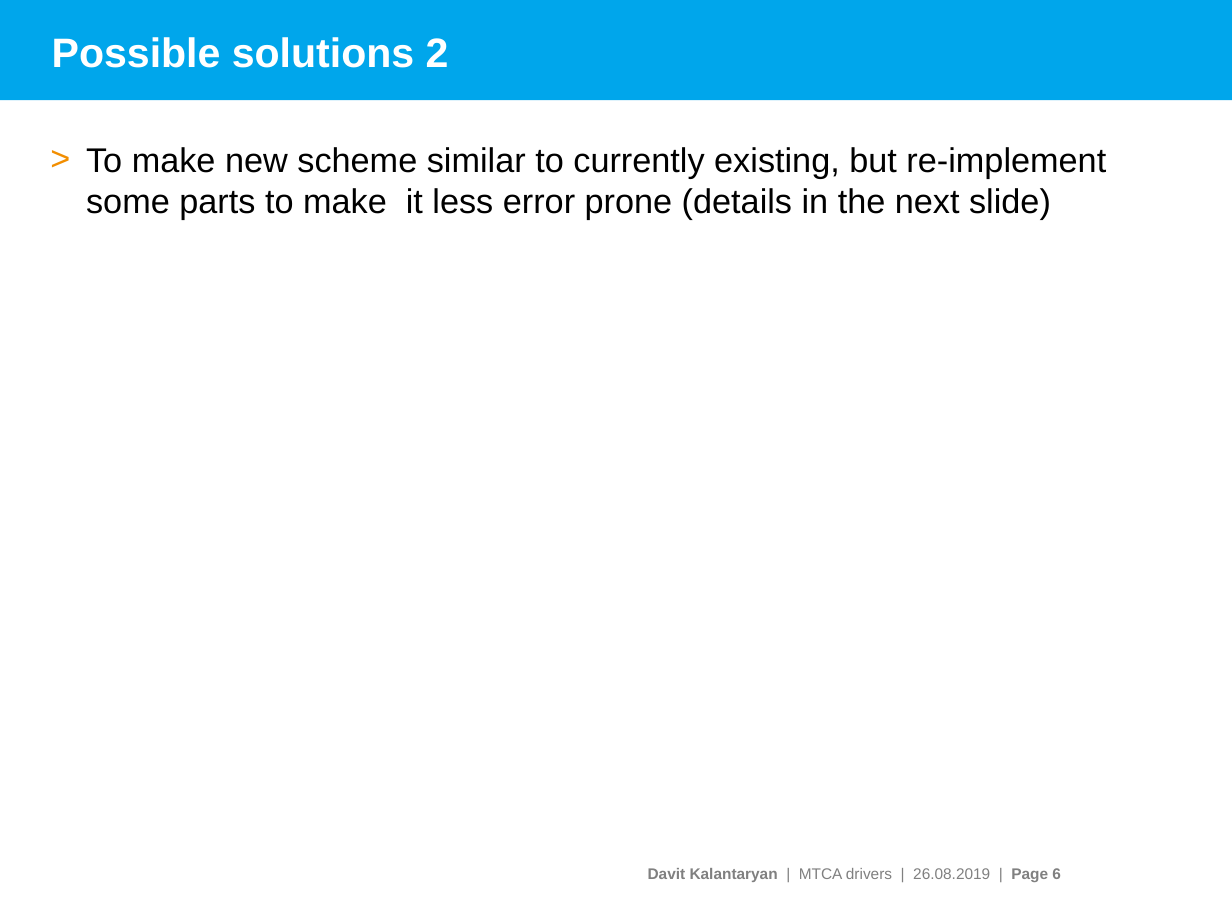
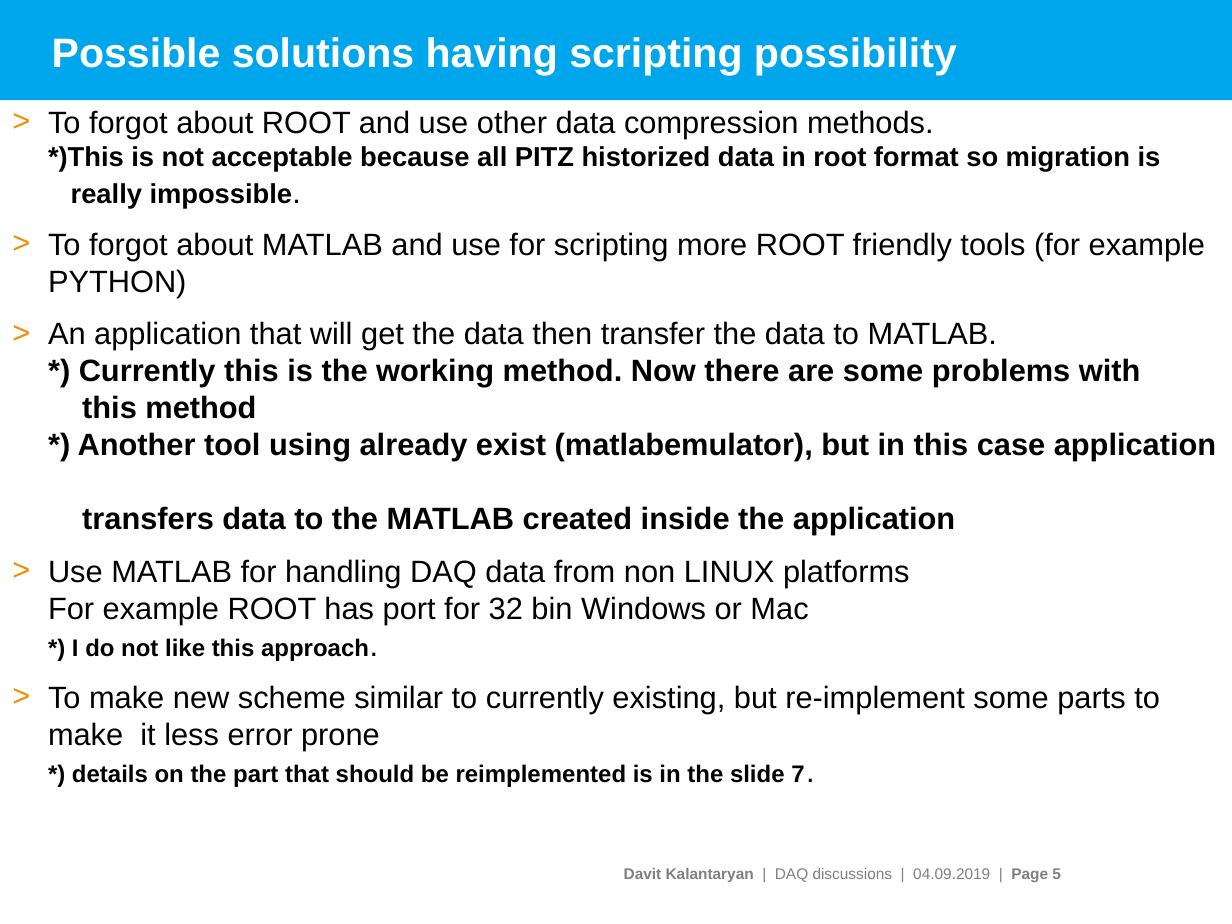
Before and after one commit to davitkalantaryan/matlabemulator, a slide deck: slide 5 of docs/doc/pitz_daq_data_geter.pptx (slide 6 before the commit). Drawn at 1232x924 pixels with LibreOffice and Linux fonts; fonts in the diff are those of the drawing; background and template pictures are left out. Boxes give left, top, right and bottom in pixels: in the first picture for what was removed or moved away, otherwise in the second. Text is boxed around its words. In the diff, an @@ line names an element or a change of style, - is before the commit and + after.

```diff
--- a/docs/doc/pitz_daq_data_geter.pptx
+++ b/docs/doc/pitz_daq_data_geter.pptx
@@ title at (x1=52, y1=37, x2=957, y2=75): text changed @@
-Possible solutions 2
+Possible solutions having scripting possibility
@@ text at (x1=48, y1=110, x2=1216, y2=787): text changed; size 20 to 18 pt @@
-> To make new scheme similar to currently existing, but re-implement some parts to make it less error prone (details in the next slide)
+> To forgot about ROOT and use other data compression methods.
+  *)This is not acceptable because all PITZ historized data in root format so migration is
+  really impossible.
+> To forgot about MATLAB and use for scripting more ROOT friendly tools (for example PYTHON)
+> An application that will get the data then transfer the data to MATLAB.
+  *) Currently this is the working method. Now there are some problems with
+  this method
+  *) Another tool using already exist (matlabemulator), but in this case application
+  transfers data to the MATLAB created inside the application
+> Use MATLAB for handling DAQ data from non LINUX platforms
+  For example ROOT has port for 32 bin Windows or Mac
+  *) I do not like this approach.
+> To make new scheme similar to currently existing, but re-implement some parts to make it less error prone
+  *) details on the part that should be reimplemented is in the slide 7.
@@ text at (x1=624, y1=868, x2=1061, y2=882): text changed @@
-Davit Kalantaryan | MTCA drivers | 26.08.2019 | Page 6
+Davit Kalantaryan | DAQ discussions | 04.09.2019 | Page 5
```
Also in this commit, not shown: 15 other slides changed, 7 slides added, 2 slides removed, 13 other files.
